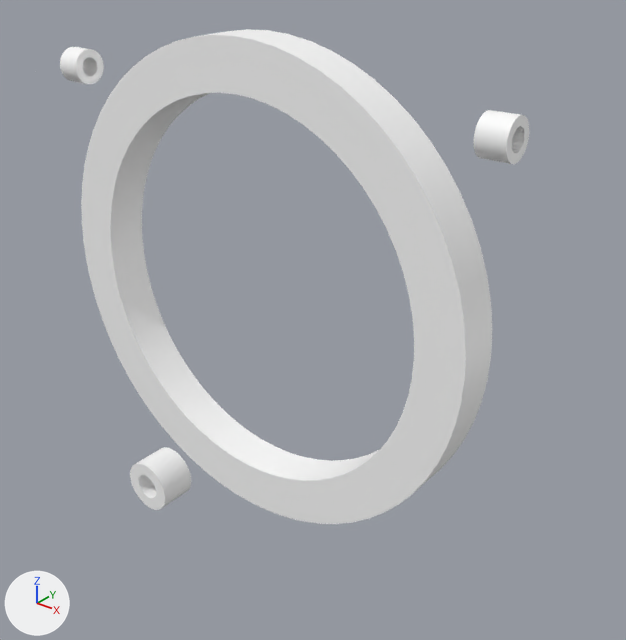
Two versions of the FBX model oO-hands/models/oO-hands.fbx, one commit apart.
One viewpoint serves both versions: a 50 mm camera at (1.198, -1.303, 1.565) aimed at (0.105, 0.063, 0.717). Every picture has the same lights, and +X, +Y and +Z are marked at lower left. Where no turn or scale is listed for an object, it has been applied to the vertices.

Script lines for the objects in view, before the commit:
```python
mat_oo_hands_mat = principled_material('oo_hands_mat')
mat_oo_hands_mat.base_color = (1.0, 1.0, 1.0)  # white #ffffff
me_oo_cylinder_body = bpy.data.meshes.new('oo_cylinder_body')
me_oo_cylinder_body.from_pydata(...)  # 682 vertices, 350 faces; spans x -0.726..0.726, y -0.161..0.05, z -0.006..1.33
me_oo_cylinder_body.materials.append(mat_oo_hands_mat)  # white #ffffff
ob_oo_cylinder_body = bpy.data.objects.new('oo_cylinder_body', me_oo_cylinder_body)
ob_oo_cylinder_body.location = (0.0, 0.0, 0.0)
```
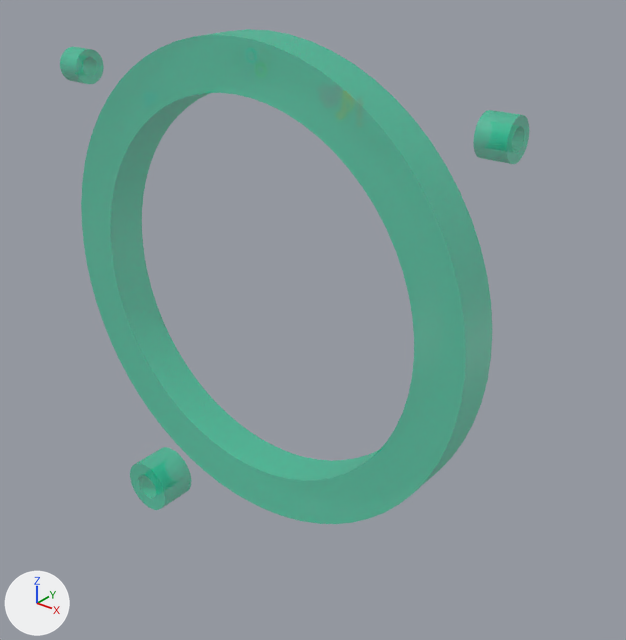
Where the change shows, as pixel boxes [x1, y1, x2, y2] in the pictures (626 x 640 px):
'oo_cylinder_body', surface changed (grey to green)
    both: [60, 29, 529, 524]

Patch to the scene script:
```diff
--- a/oO-hands/models/oO-hands.fbx.py
+++ b/oO-hands/models/oO-hands.fbx.py
@@ img_oo_hands_tex_png @@
+img_oo_hands_tex_png = load_image('oO-hands-tex.png', '../textures/oO-hands-tex.png', 128, 128, 'Non-Color')
@@ mat_oo_hands_mat @@
 n0 = _N.new('ShaderNodeBsdfPrincipled'); n0.name = 'Principled BSDF'
-n0.inputs[0].default_value = (1.0, 1.0, 1.0, 1.0)  # 'Base Color', white #ffffff
 n1 = _N.new('ShaderNodeOutputMaterial'); n1.name = 'Material Output'
+n2 = _N.new('ShaderNodeTexImage'); n2.name = 'Image Texture'
+n2.image = img_oo_hands_tex_png
+n3 = _N.new('ShaderNodeTexImage'); n3.name = 'Image Texture.001'
+n3.image = img_oo_hands_tex_png
 _L.new(n0.outputs[0], n1.inputs[0])  # 'BSDF' to 'Surface'
+_L.new(n2.outputs[0], n0.inputs[0])  # 'Color' to 'Base Color'
+_L.new(n3.outputs[0], n0.inputs[4])  # 'Color' to 'Alpha'
@@ me_oo_cylinder_body @@
 me_oo_cylinder_body.from_pydata(...)  # 682 vertices, 350 faces; spans x -0.726..0.726, y -0.161..0.05, z -0.006..1.33
 # used by ob_oo_cylinder_body; location = (0.0, 0.0, 0.0)
+# me_oo_cylinder_body part 1: texture (UV) coordinates of 350 of 350 faces, centred in x -0.726..0.726, y -0.161..0.05, z -0.006..1.329, changed; they spanned u 0.14..0.96, v 0.54..0.73 and now span u 0.02..0.91, v 0.74..0.99
 me_oo_cylinder_body.materials.append(mat_oo_hands_mat)
```
